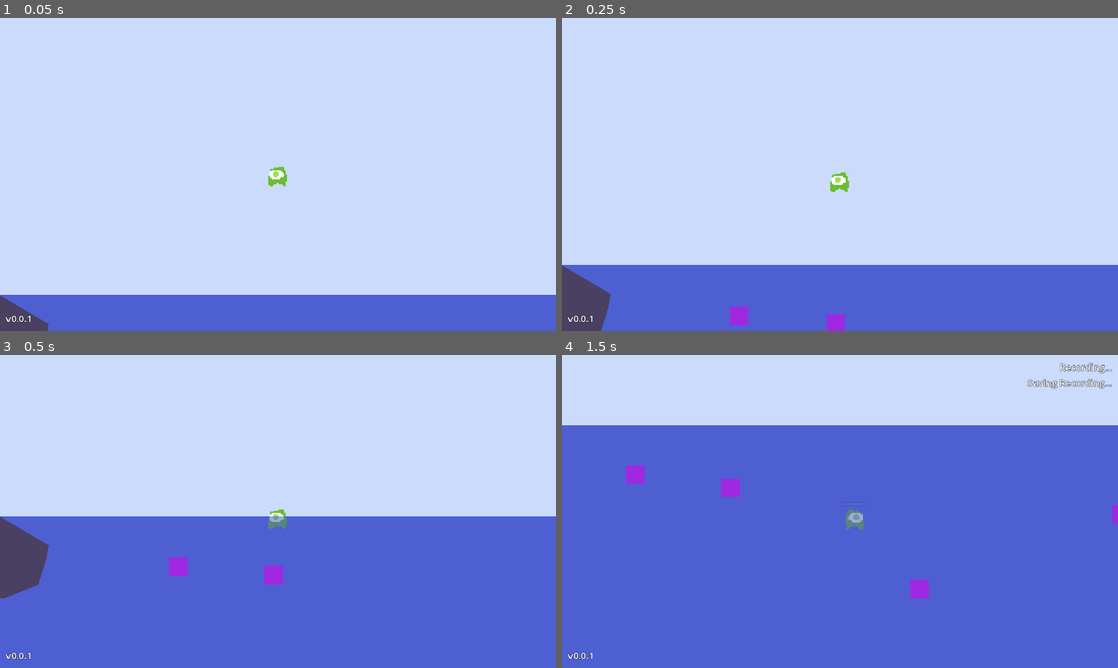
Above: before the commit, frames 1-4 (two rows, left to right).
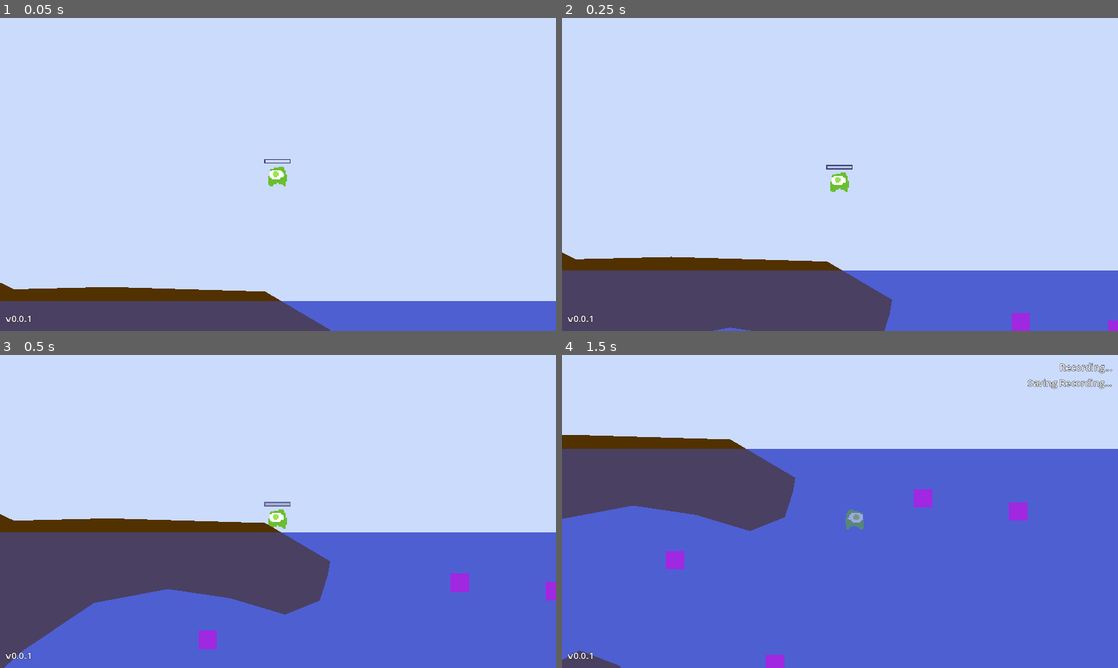
Above: after the commit, the same moments.

Repository: maggardJosh/ld55
Game: Godot game, scene res://main.tscn
Two runs of this game, one before a commit and one after it. Both use one fixed random seed, a clock stepped at 60 frames per second and the inputs below.
Inputs:
- Up to frame 1 (0.05 s): no input
- Up to frame 2 (0.25 s): no input
- Up to frame 3 (0.5 s): no input
- Up to frame 4 (1.5 s): hold D (move_right) from 0.53 s (still down); tap R (Record) at 0.6, 1.35 s; tap Space (jump) at 0.77 s

The runs differ from the first frame. In frame 1, 7.7% of the frame differs, in the area x 0-100%, y 45-100%; in frame 2, 13%; in frame 3, 18%, in the area x 0-100%, y 46-100%; in frame 4, 17%.

Commit message:
tweak movement

Diff:
--- a/main.tscn
+++ b/main.tscn
@@ -30,7 +30,7 @@
 size = Vector2(5029, 735)
 
 [sub_resource type="RectangleShape2D" id="RectangleShape2D_jdpq8"]
-size = Vector2(1969, 1262)
+size = Vector2(2186, 1266)
 
 [sub_resource type="PlaceholderTexture2D" id="PlaceholderTexture2D_mk1d2"]
 size = Vector2(80, 16)
@@ -38,7 +38,7 @@
 [node name="Main" type="Node2D"]
 
 [node name="Player" parent="." instance=ExtResource("1_rotku")]
-position = Vector2(169, -104)
+position = Vector2(-74, -109)
 
 [node name="Biomes" type="Node2D" parent="."]
 visible = false
@@ -104,7 +104,7 @@
 material = SubResource("ShaderMaterial_sylxd")
 position = Vector2(-2963, 131)
 color = Color(0.203922, 0.317647, 0.34902, 1)
-polygon = PackedVector2Array(1185, 126, 197, 630, 358, 1849, 1588, 1799, 1921, 892)
+polygon = PackedVector2Array(1185, 126, -411, 325, -255, 1751, 1588, 1799, 1921, 892)
 
 [node name="WaterArea" type="Area2D" parent="."]
 position = Vector2(0, 7)
@@ -116,6 +116,7 @@
 script = ExtResource("3_58cow")
 
 [node name="CollisionPolygon2D" type="CollisionPolygon2D" parent="WaterArea"]
+visible = false
 polygon = PackedVector2Array(4050, 0, -2686, 0, -917, 216, -1210, 1808, -2435, 1808, -2077, 3080, 4967, 3000)
 
 [node name="OxygenArea" type="Area2D" parent="."]
@@ -131,7 +132,7 @@
 script = ExtResource("5_ghrk7")
 
 [node name="CollisionShape2D" type="CollisionShape2D" parent="OxygenArea2"]
-position = Vector2(443.5, -767)
+position = Vector2(335, -765)
 shape = SubResource("RectangleShape2D_jdpq8")
 
 [node name="Placeholder Sprites" type="Node2D" parent="."]
@@ -219,11 +220,11 @@
 
 [node name="Polygon2D" type="Polygon2D" parent="OOB"]
 color = Color(0.321569, 0.192157, 0, 1)
-polygon = PackedVector2Array(808, -4029, 646, -752, -112, -636, -399, -924, 456, -1587, 365, -2017, -70, -2215, -676, -2090, -693, -1179, -472, -557, 727, -25, 2729, 11, 6109,  …(82 unchanged characters)…
+polygon = PackedVector2Array(808, -4029, 646, -752, -112, -636, -399, -924, 456, -1587, 365, -2017, -70, -2215, -769, -2296, -1374, -2019, -1447, -1203, -855, -1116, -598.32, -912.526, -472, -557, 727, -25, 2729, 11, 6109,  …(82 unchanged characters)…
 
 [node name="CollisionPolygon2D" type="CollisionPolygon2D" parent="OOB"]
 visible = false
-polygon = PackedVector2Array(808, -4029, 646, -752, -112, -636, -399, -924, 456, -1587, 365, -2017, -70, -2215, -676, -2090, -693, -1179, -472, -557, 727, -25, 2729, 11, 6109,  …(82 unchanged characters)…
+polygon = PackedVector2Array(808, -4029, 646, -752, -112, -636, -399, -924, 456, -1587, 365, -2017, -70, -2215, -769, -2296, -1374, -2019, -1447, -1203, -855, -1116, -598.32, -912.526, -472, -557, 727, -25, 2729, 11, 6109,  …(82 unchanged characters)…
 
 [connection signal="body_entered" from="WaterArea" to="WaterArea" method="_on_body_entered"]
 [connection signal="body_exited" from="WaterArea" to="WaterArea" method="_on_body_exited"]
--- a/player.gd
+++ b/player.gd
@@ -30,14 +30,17 @@
 	motion_mode = CharacterBody2D.MOTION_MODE_FLOATING
 	floor_constant_speed = false
 	is_in_water = true
-	velocity.y *= .5
+	if Input.is_action_pressed("move_up"):
+		velocity.y *= .1
 
 func exit_water():
 	float_component.set_in_water(false)
 	motion_mode = CharacterBody2D.MOTION_MODE_GROUNDED
 	floor_constant_speed = true
 	is_in_water = false
-	velocity.y *= 2
+	if velocity.y > -20:
+		velocity.y = 0
+
 
 func set_in_oxygen(is_in_oxygen):
 	oxygen_component.set_is_in_water(not is_in_oxygen)
--- a/player.tscn
+++ b/player.tscn
@@ -52,6 +52,7 @@
 
 [node name="OxygenComponent" type="Node" parent="." node_paths=PackedStringArray("oxygen_bar")]
 script = ExtResource("4_qxc6h")
+max_oxygen_seconds = 10.0
 oxygen_bar = NodePath("../OxygenBar")
 replenish_rate = 15.0
 
